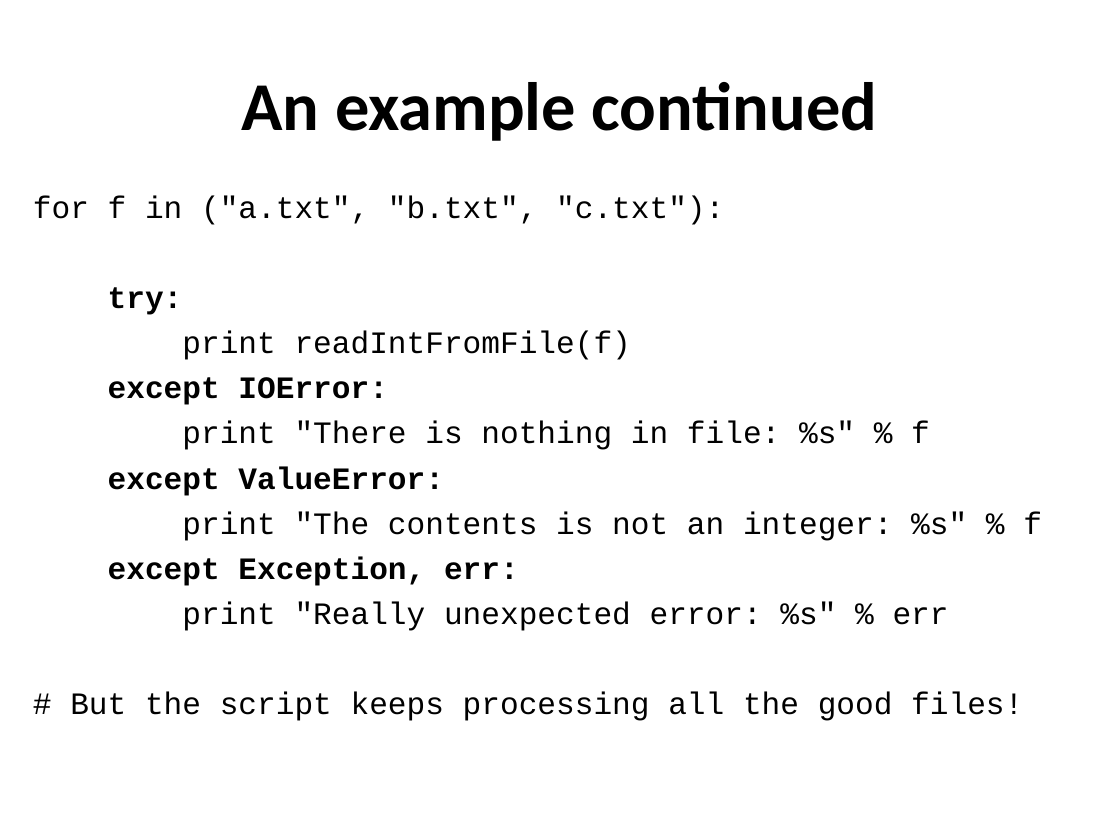
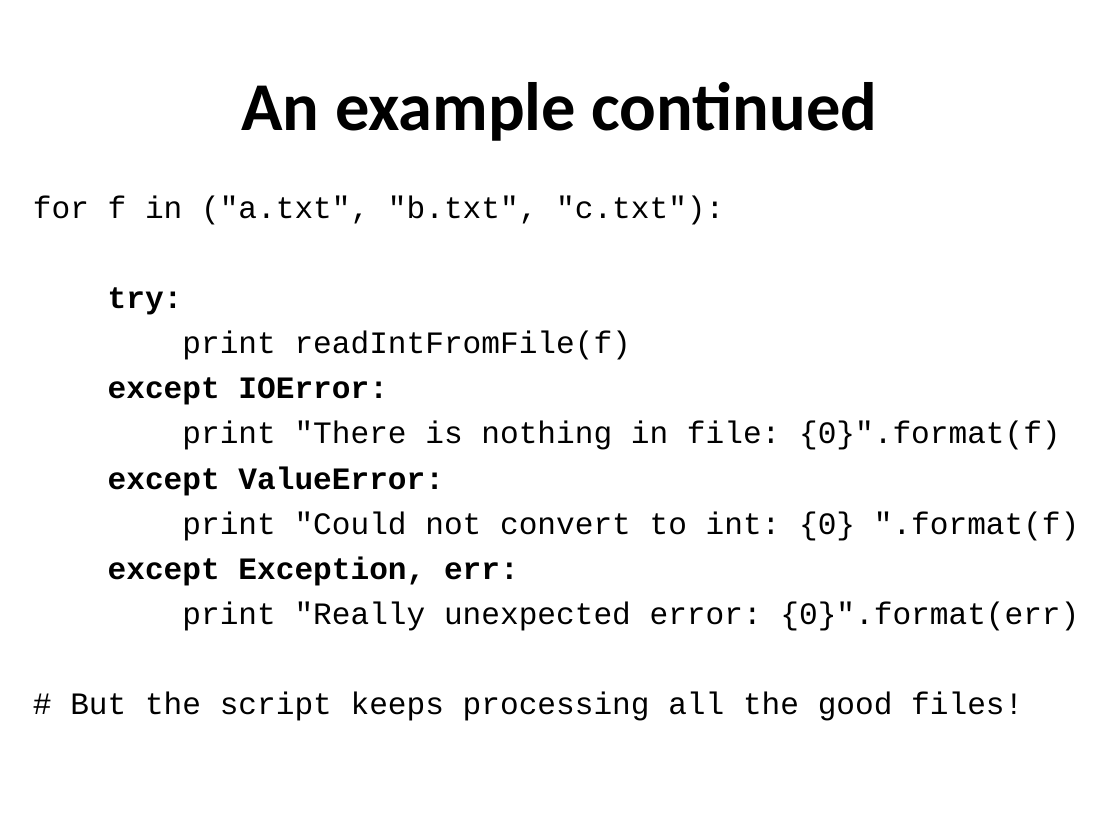
Before and after one commit to ncasuk/ncas-isc, a slide deck: slide 10 of python/presentations/learning_python/20_ceda-error.ppt. Drawn at 1120x840 pixels with LibreOffice and Linux fonts; fonts in the diff are those of the drawing; background and template pictures are left out. Boxes give left, top, right and bottom in pixels: in the first picture for what was removed or moved away, otherwise in the second. Text is boxed around its words. In the diff, an @@ line names an element or a change of style, - is before the commit and + after.

```diff
--- a/python/presentations/learning_python/20_ceda-error.ppt
+++ b/python/presentations/learning_python/20_ceda-error.ppt
@@ text at (182, 421, 1061, 450): text changed @@
-print "There is nothing in file: %s" % f
+print "There is nothing in file: {0}".format(f)
@@ text at (182, 511, 1080, 541): text changed @@
-print "The contents is not an integer: %s" % f
+print "Could not convert to int: {0} ".format(f)
@@ text at (182, 601, 1079, 631): text changed @@
-print "Really unexpected error: %s" % err
+print "Really unexpected error: {0}".format(err)
```
Also in this commit, not shown: 3 other files.
